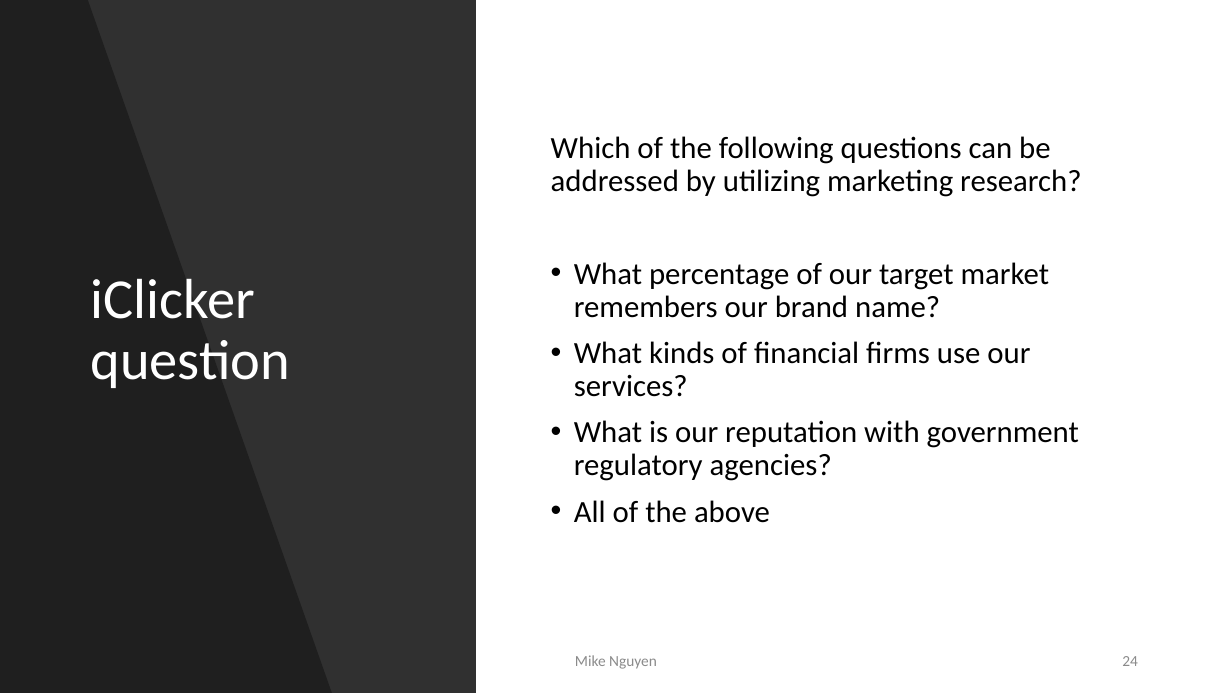
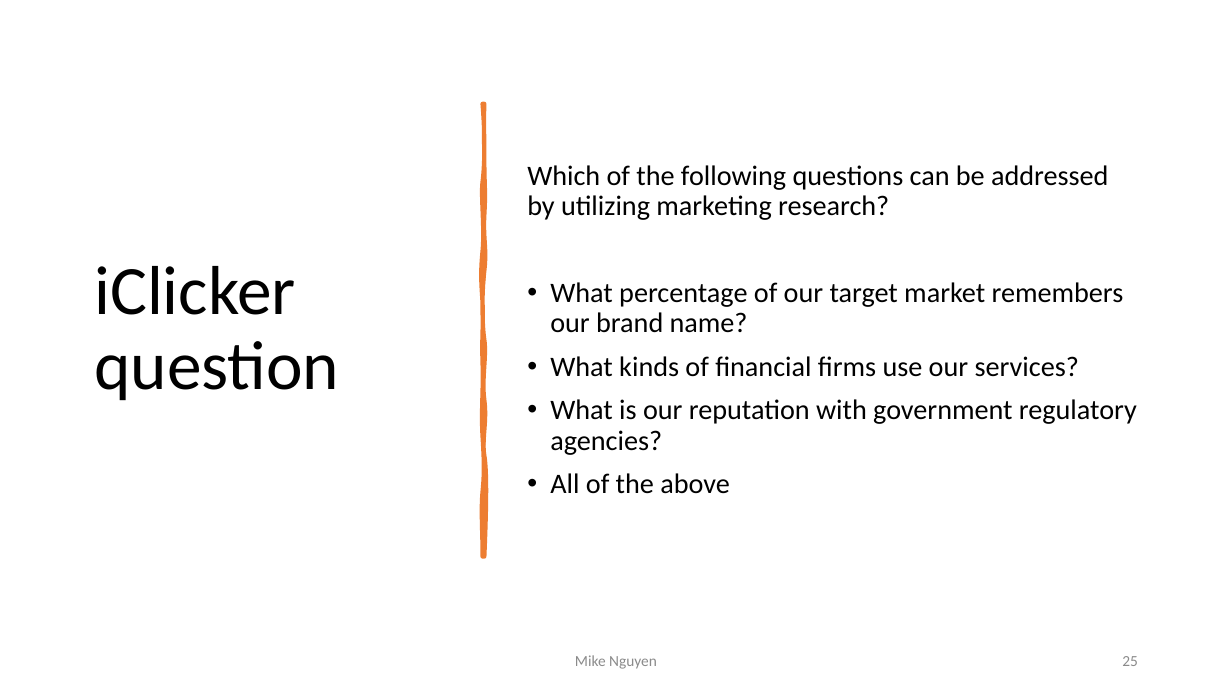
Before and after one commit to mikenguyen13/mar4050_S22, a slide deck: slide 25 of lectures/1/1_Introduction to Marketing Research.pptx (slide 24 before the commit). Drawn at 1232x693 pixels with LibreOffice and Linux fonts; fonts in the diff are those of the drawing. Boxes give left, top, right and bottom in pixels: in the first picture for what was removed or moved away, otherwise in the second. Text is boxed around its words. In the diff, an @@ line names an element or a change of style, - is before the commit and + after.

```diff
--- a/lectures/1/1_Introduction to Marketing Research.pptx
+++ b/lectures/1/1_Introduction to Marketing Research.pptx
@@ rectangle removed at (x1=0, y1=0, x2=476, y2=693) @@
@@ freeform shape removed at (x1=0, y1=0, x2=332, y2=693) @@
@@ title "iClicker question" moved from (x1=91, y1=278, x2=291, y2=388) to (x1=94, y1=266, x2=339, y2=401) @@
@@ title "iClicker question" at (x1=94, y1=266, x2=339, y2=401): size 44 to 54 pt, text colour #FFFFFF to #000000 @@
@@ text "Which of the following questions ..." moved from (x1=551, y1=136, x2=1081, y2=523) to (x1=527, y1=165, x2=1137, y2=494) @@
@@ text "Which of the following questions ..." at (x1=527, y1=165, x2=1137, y2=494): size 24 to 22 pt @@
@@ freeform shape added at (x1=482, y1=104, x2=484, y2=556), fill #ED7D31, outline #ED7D31 3.25 pt @@
@@ page number at (x1=1122, y1=656, x2=1138, y2=666): text changed @@
-24
+25
```
Also in this commit, not shown: 1 other slide changed, 2 slides added, 1 other file.
